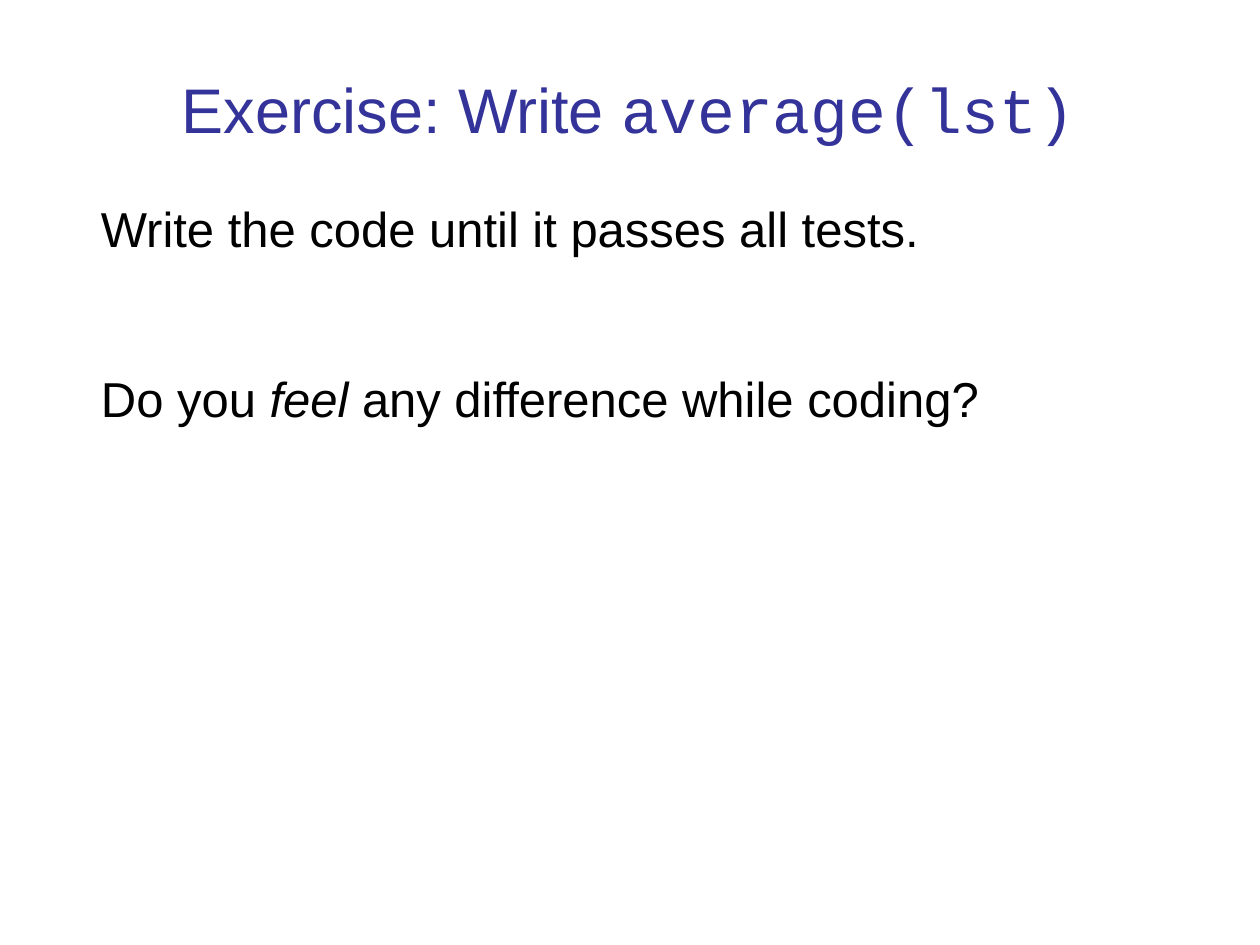
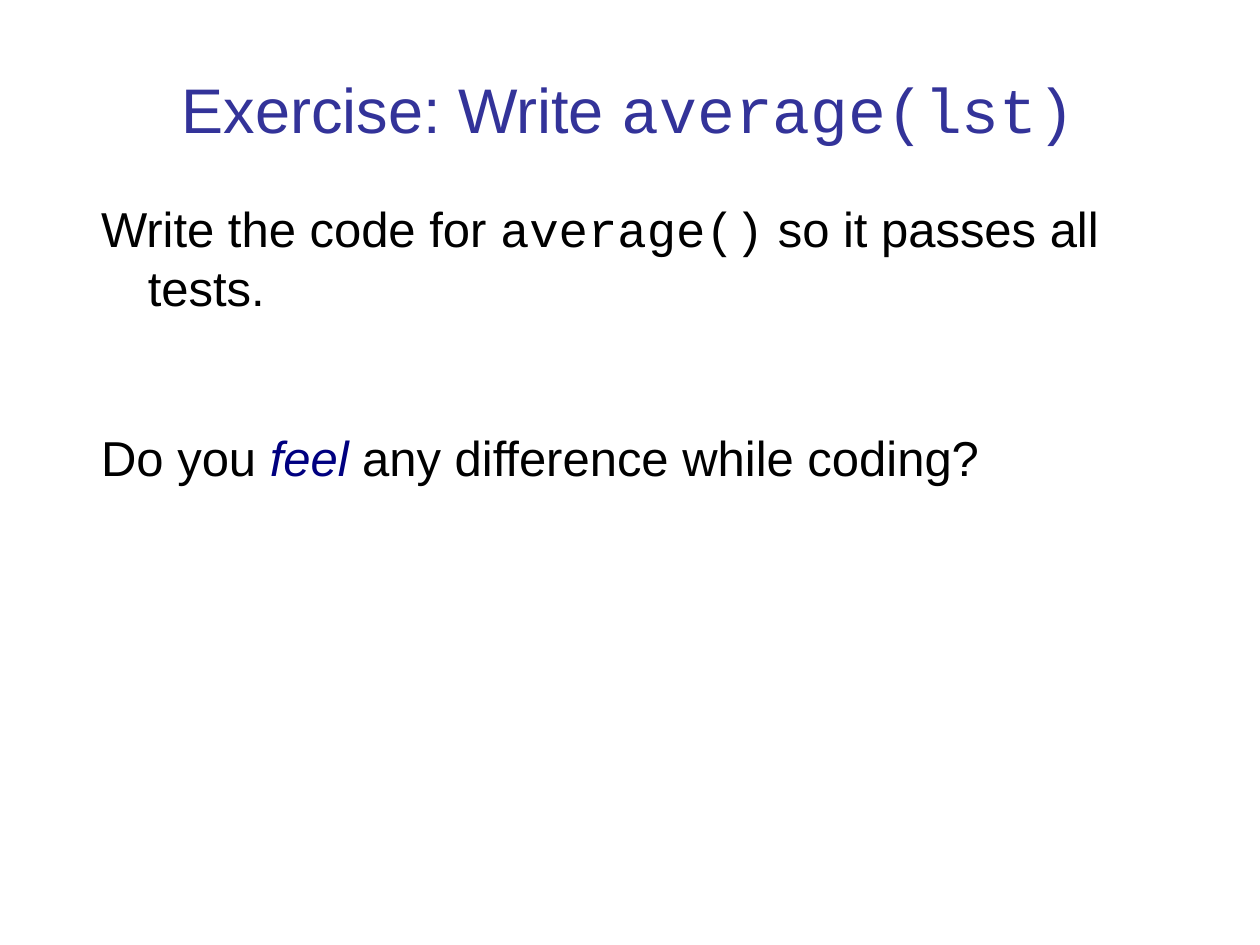
Before and after one commit to cpske/ISP, a slide deck: slide 22 of testing/PythonUnitTesting.ppt. Drawn at 1260x945 pixels with LibreOffice and Linux fonts; fonts in the diff are those of the drawing. Boxes give left, top, right and bottom in pixels: in the first picture for what was removed or moved away, otherwise in the second. Text is boxed around its words. In the diff, an @@ line names an element or a change of style, - is before the commit and + after.

```diff
--- a/testing/PythonUnitTesting.ppt
+++ b/testing/PythonUnitTesting.ppt
@@ text at [101,211,1099,307]: text changed @@
-Write the code until it passes all tests.
+Write the code for average() so it passes all tests.
@@ text at [101,440,978,486]: text colour #000000 to #000080 in "feel" @@
```
Also in this commit, not shown: 8 other slides changed, 2 slides added, 1 slide removed, 1 other file.
